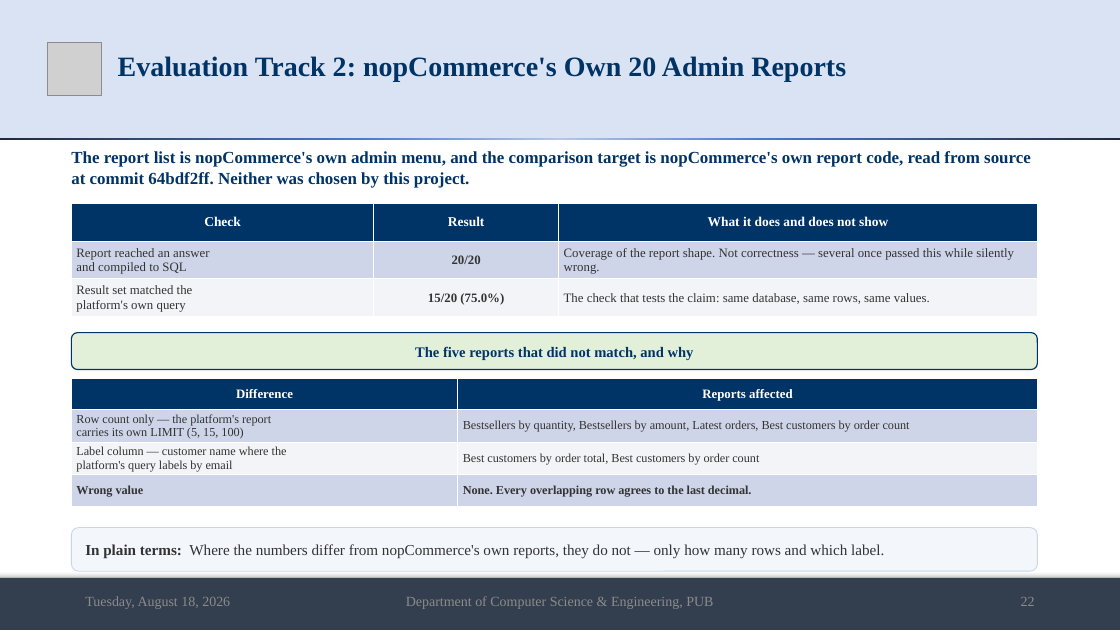
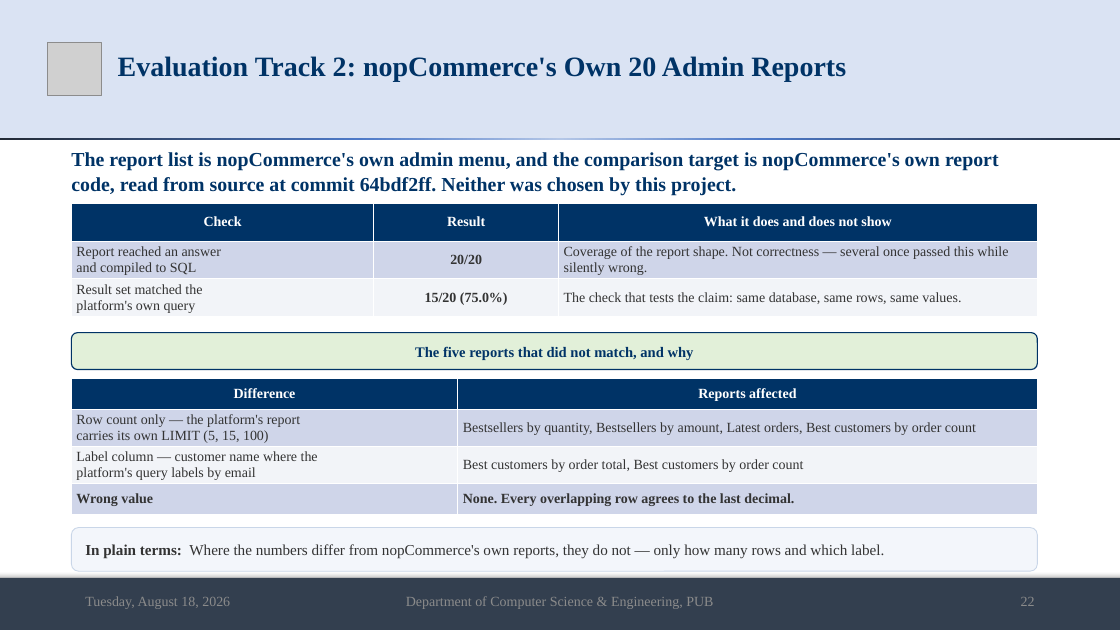
Before and after one commit to md-riaz/AEGIS-Research, a slide deck: slide 22 of docs/scripts/Md_Riaz_Final_Defense_0322310105101024.pptx. Drawn at 1120x630 pixels with LibreOffice and Linux fonts; fonts in the diff are those of the drawing; grey boxes stand for pictures. Boxes give left, top, right and bottom in pixels: in the first picture for what was removed or moved away, otherwise in the second. Text is boxed around its words. In the diff, an @@ line names an element or a change of style, - is before the commit and + after.

```diff
--- a/docs/scripts/Md_Riaz_Final_Defense_0322310105101024.pptx
+++ b/docs/scripts/Md_Riaz_Final_Defense_0322310105101024.pptx
@@ text "The report list is nopCommerce's ..." at <box>71,152,999,196</box>: size 14.5 to 17 pt @@
@@ table at <box>71,203,1038,317</box> @@
@@ size 11.5 to 12 pt in "Check", "Result", "What it does and does not show" @@
@@ size 11 to 12 pt in "Report reached an answer", "and compiled to SQL", "20/20", "Coverage of the report shape. Not correctness ..." and 4 more places @@
@@ table at <box>71,378,1038,510</box> @@
@@ size 11 to 12 pt in "Difference", "Reports affected" @@
@@ size 10.5 to 12 pt @@
```
Also in this commit, not shown: 18 other slides changed, 1 slide added, 7 other files.
